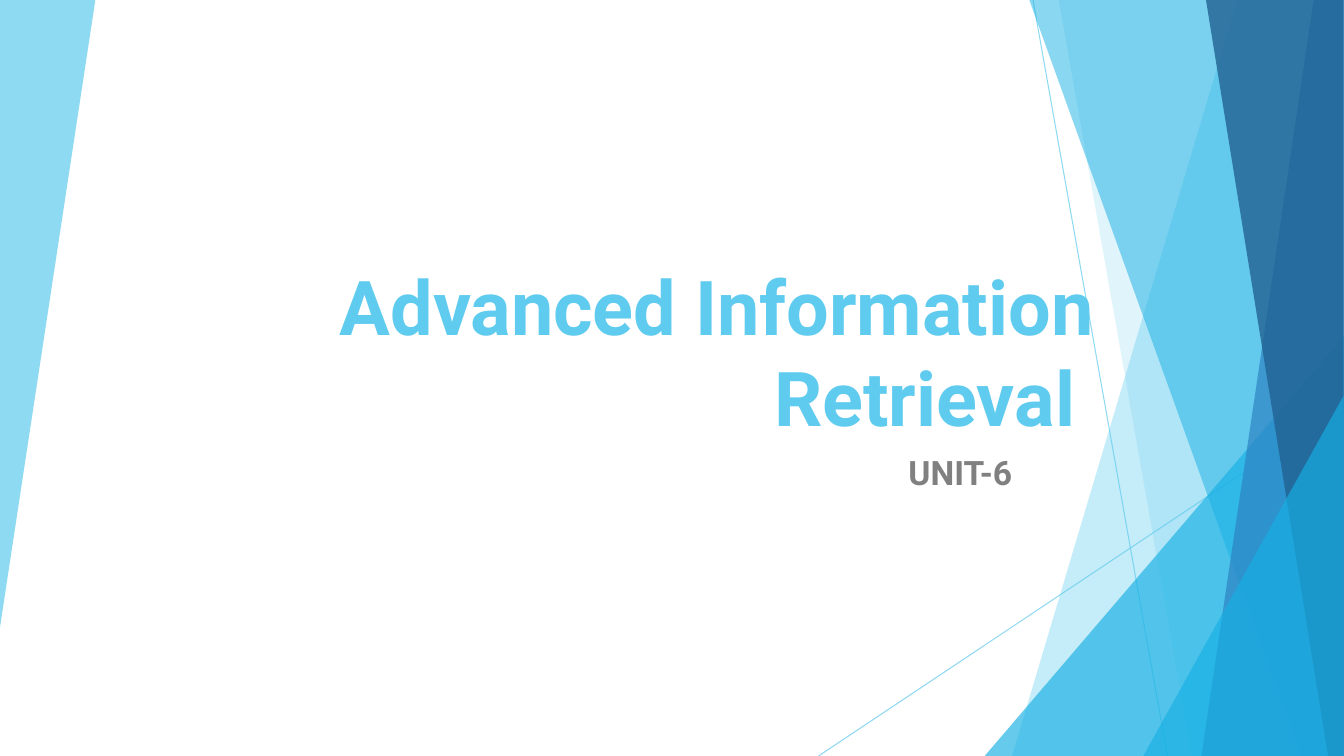
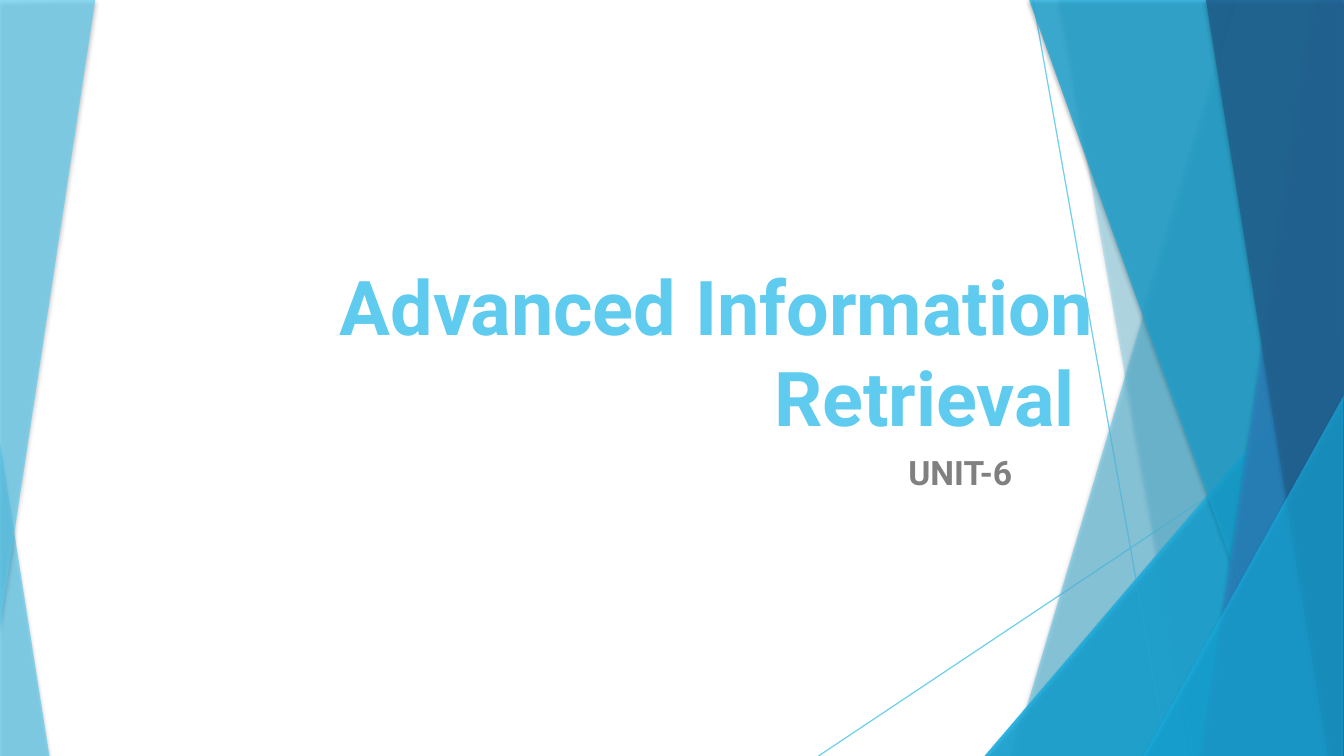
Before and after one commit to jagdishbutte/endsem, a slide deck: slide 1 of ISR/ISR Unit 6 - Advanced information retrieval.pptx. Drawn at 1344x756 pixels with LibreOffice and Linux fonts; fonts in the diff are those of the drawing. Boxes give left, top, right and bottom in pixels: in the first picture for what was removed or moved away, otherwise in the second. Text is boxed around its words. In the diff, an @@ line names an element or a change of style, - is before the commit and + after.

```diff
--- a/ISR/ISR Unit 6 - Advanced information retrieval.pptx
+++ b/ISR/ISR Unit 6 - Advanced information retrieval.pptx
@@ freeform shape at (1059,0,1344,756): shadow on; outline redrawn @@
@@ shadow on in 7 elements at (0,0,95,627), (1012,0,1344,756), (985,336,1344,756), (1029,0,1344,756), (1202,0,1344,756), (1206,0,1344,756), (1143,396,1344,756) @@
@@ group added at (819,0,1344,756): 5 freeform shapes, 2 lines, 2 triangles @@
@@ triangle added at (0,443,49,756), fill #5FCBEF at 70% opacity @@
```
Also in this commit, not shown: 20 other slides changed, 12 other files.
